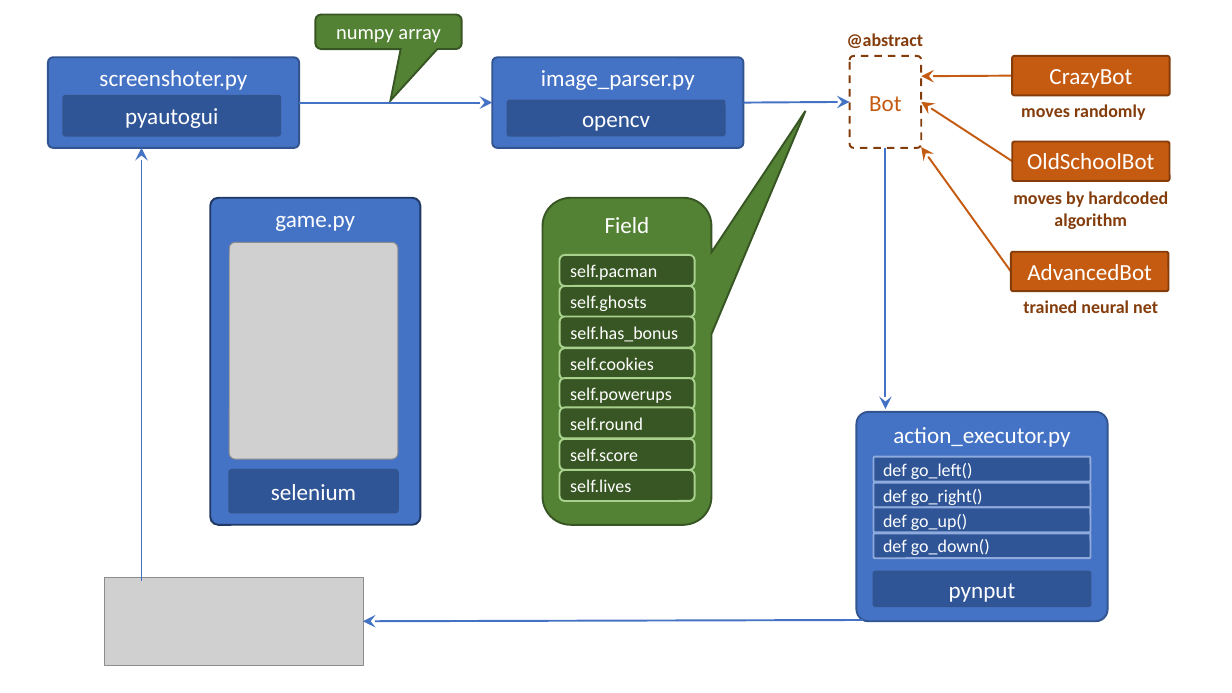
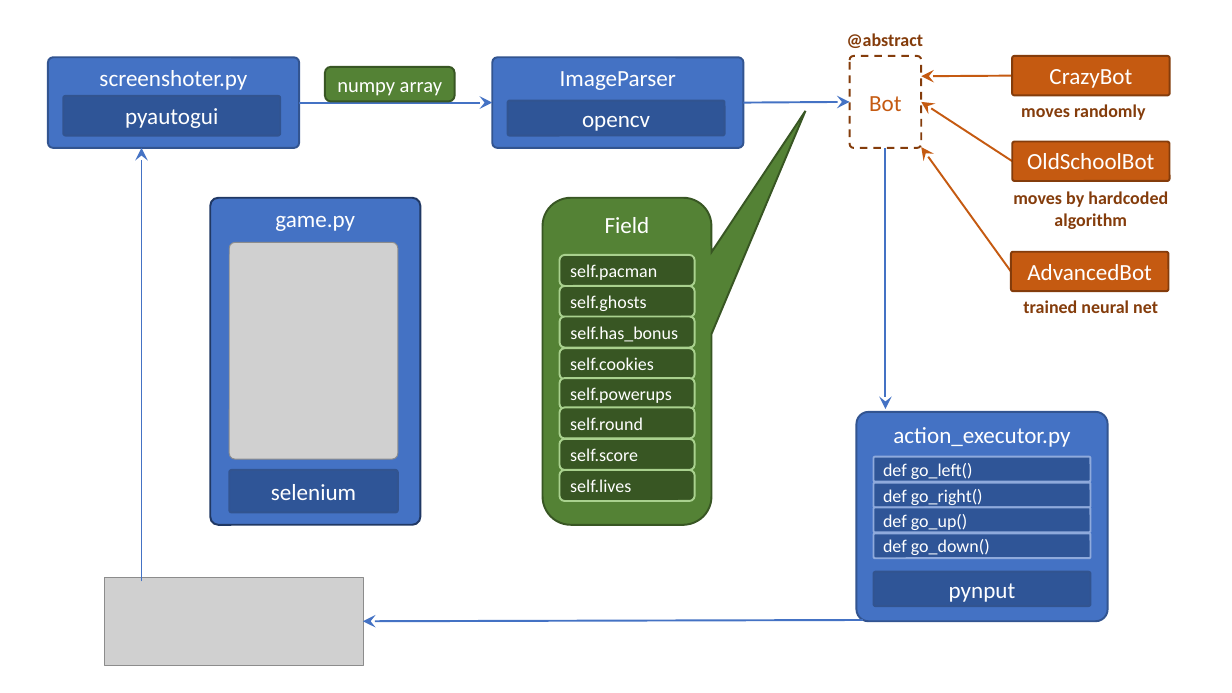
Before and after one commit to mykola-zomchak/abot_software, a slide deck: slide 1 of schema.pptx. Drawn at 1232x693 pixels with LibreOffice and Linux fonts; fonts in the diff are those of the drawing; grey boxes stand for pictures. Boxes give left, top, right and bottom in pixels: in the first picture for what was removed or moved away, otherwise in the second. Text is boxed around its words. In the diff, an @@ line names an element or a change of style, - is before the commit and + after.

```diff
--- a/schema.pptx
+++ b/schema.pptx
@@ rounded rectangle "numpy array" resized from (x1=315, y1=15, x2=461, y2=49) to (x1=325, y1=67, x2=455, y2=101) @@
@@ rounded rectangle "numpy array" at (x1=325, y1=67, x2=455, y2=101): rounded speech box to rounded rectangle @@
@@ text in rounded rectangle at (x1=560, y1=71, x2=676, y2=90): text changed @@
-image_parser.py
+ImageParser
```
Also in this commit, not shown: 12 other files.
